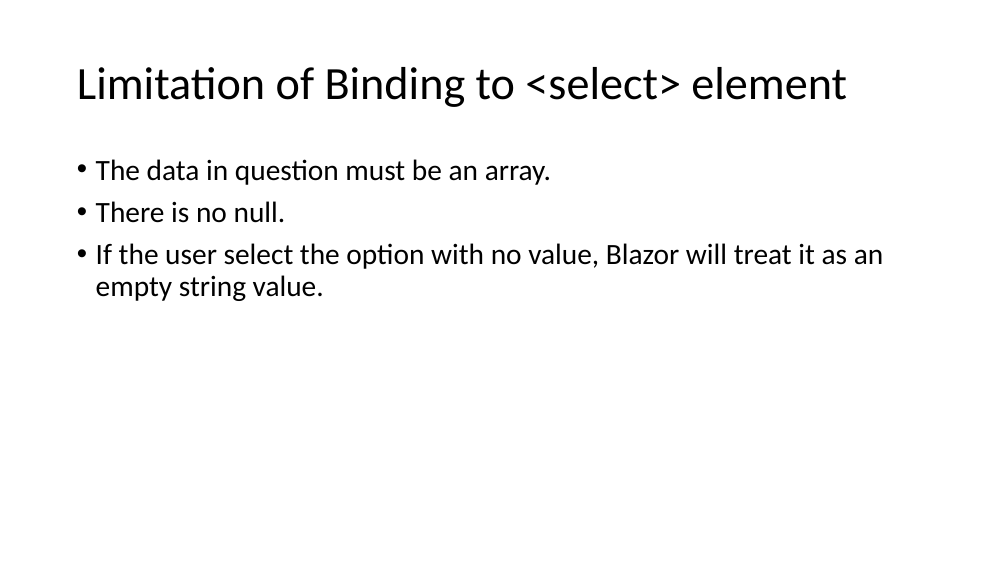
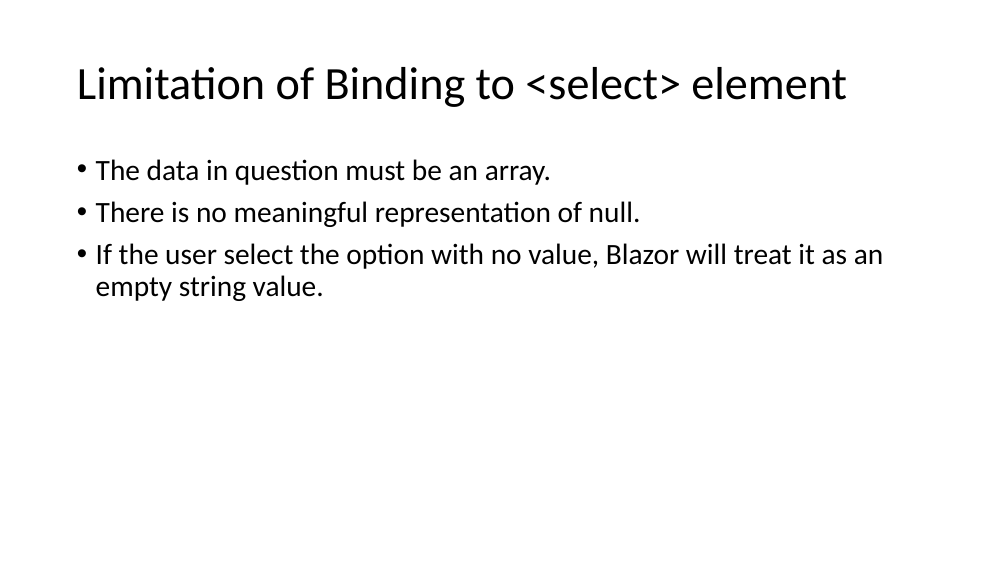
Before and after one commit to Cookie-And-Milk/BlazorDemo, a slide deck: slide 11 of BlazorDemo/BlazorDemo/presentation/ASP.pptx. Drawn at 1008x567 pixels with LibreOffice and Linux fonts; fonts in the diff are those of the drawing. Boxes give left, top, right and bottom in pixels: in the first picture for what was removed or moved away, otherwise in the second. Text is boxed around its words. In the diff, an @@ line names an element or a change of style, - is before the commit and + after.

```diff
--- a/BlazorDemo/BlazorDemo/presentation/ASP.pptx
+++ b/BlazorDemo/BlazorDemo/presentation/ASP.pptx
@@ text at <box>96,201,641,227</box>: text changed @@
-• There is no null.
+• There is no meaningful representation of null.
```
Also in this commit, not shown: 8 other slides changed, 2 other files.
